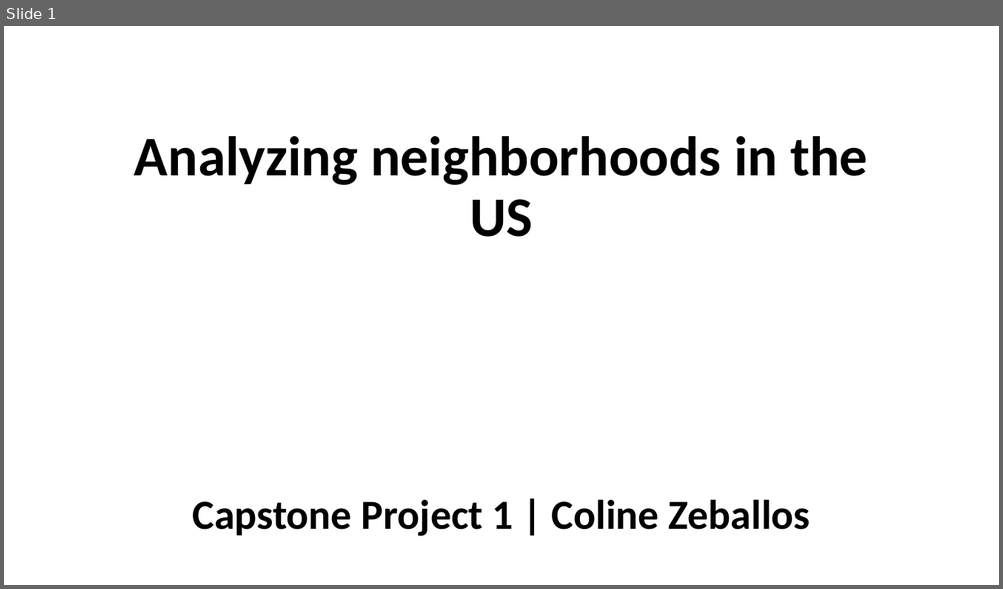
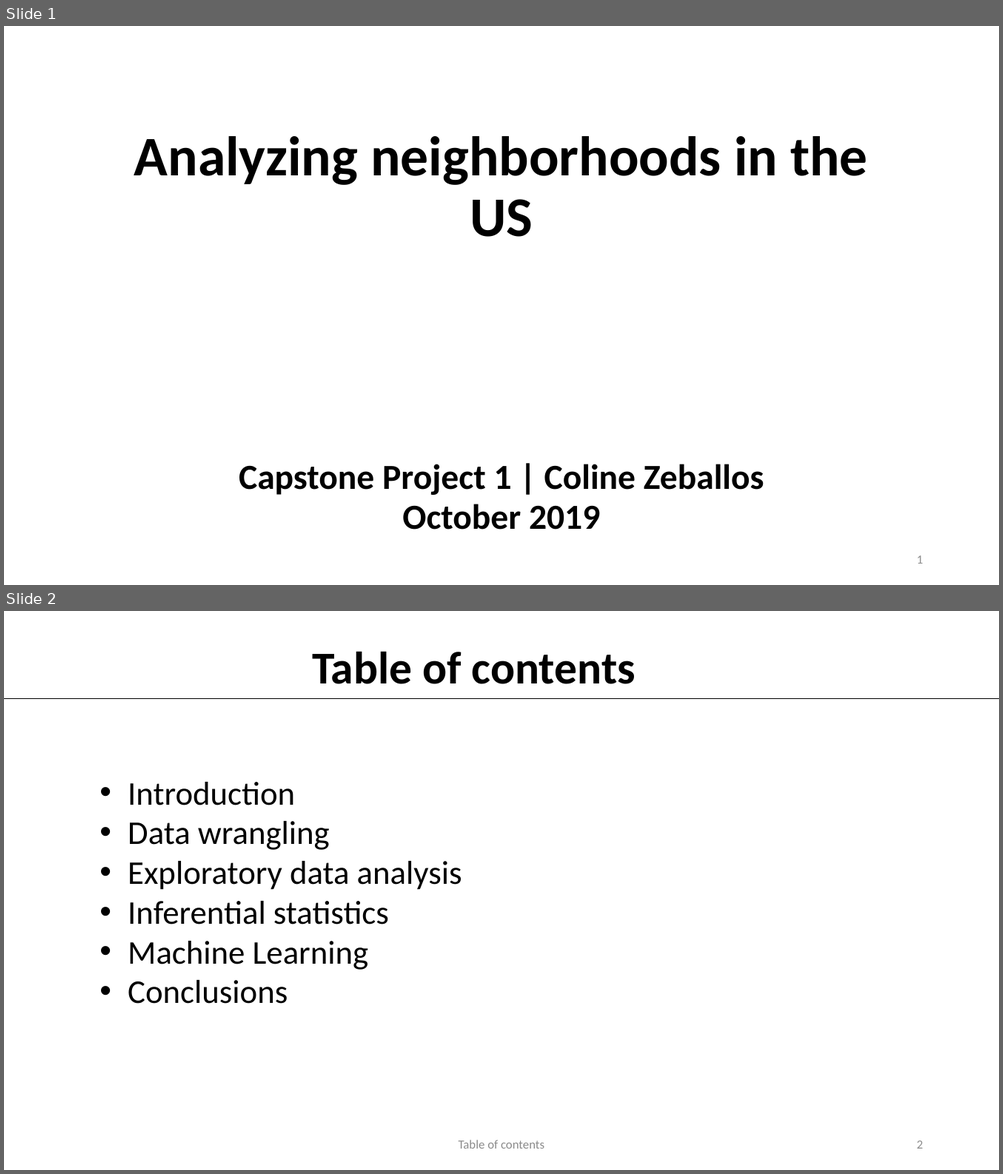
Before and after one commit to Crosita/Capstone-Project-1, a slide deck: Capstone Project 1- presentation.pptx. Shown one above the other, each under a label of ours: slide 1 before the commit, slides 1 and 2 after it. The pictures are 1003x589 and 1003x1174 pixels, drawn with LibreOffice and Linux fonts; fonts in the diff are those of the drawing; background and template pictures are left out. Boxes give left, top, right and bottom in pixels: in the first picture for what was removed or moved away, otherwise in the second. Text is boxed around its words. In the diff, an @@ line names an element or a change of style, - is before the commit and + after.

```diff
--- a/Capstone Project 1- presentation.pptx
+++ b/Capstone Project 1- presentation.pptx
@@ slide 2 added at bbox=[4, 611, 999, 1170], background picture (left out) @@
@@ text added at bbox=[312, 651, 635, 684], 44 pt, text #000000, bold @@
+Table of contents
@@ line added from (4, 699) to (999, 699), #000000 0.5 pt @@
@@ text added at bbox=[128, 782, 462, 1004], 32 pt, text #000000 @@
+• Introduction
+• Data wrangling
+• Exploratory data analysis
+• Inferential statistics
+• Machine Learning
+• Conclusions
@@ text added at bbox=[458, 1140, 544, 1149], 12 pt, text #8C8C8C @@
+Table of contents
@@ page number added at bbox=[916, 1141, 922, 1149], 12 pt, text #8C8C8C @@
+2
@@ slide 1 changed as well @@
@@ subtitle "Capstone Project 1 | Coline ...": place and size @@
-subtitle "Capstone Project 1 | Coline ..." at bbox=[192, 500, 810, 537]
+subtitle "Capstone Project 1 | Coline ..." at bbox=[239, 464, 764, 530]
@@ subtitle at bbox=[239, 464, 764, 495]: size 40 to 34 pt in "Capstone Project 1 | Coline Zeballos"; line spacing 0.9 to 0.7 @@
@@ subtitle at bbox=[402, 504, 600, 530]: paragraph added @@
+October 2019
@@ page number added at bbox=[916, 556, 922, 564], 12 pt, text #8C8C8C @@
+1
```
Also in this commit, not shown: 5 other slides changed, 5 other slides added.
